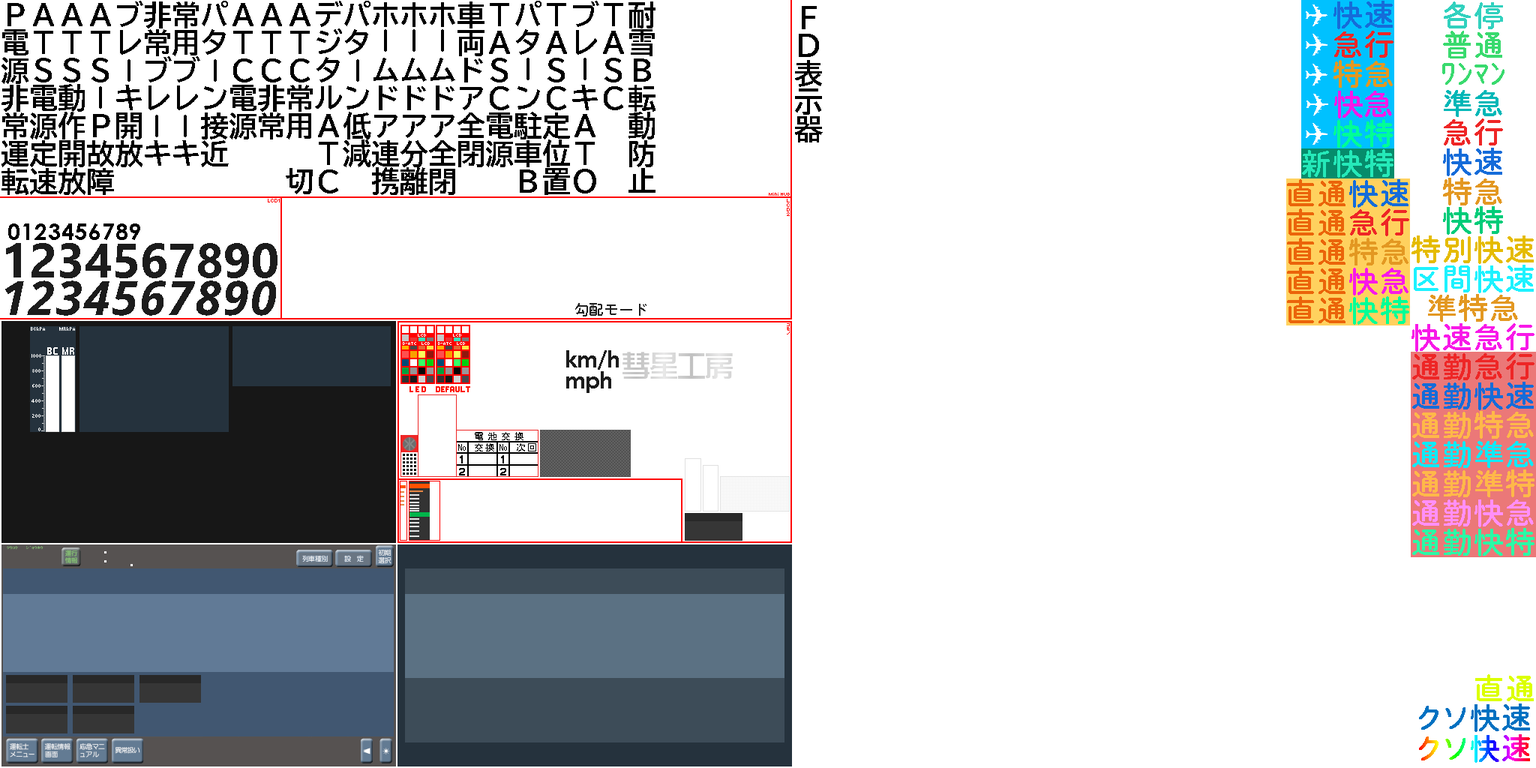
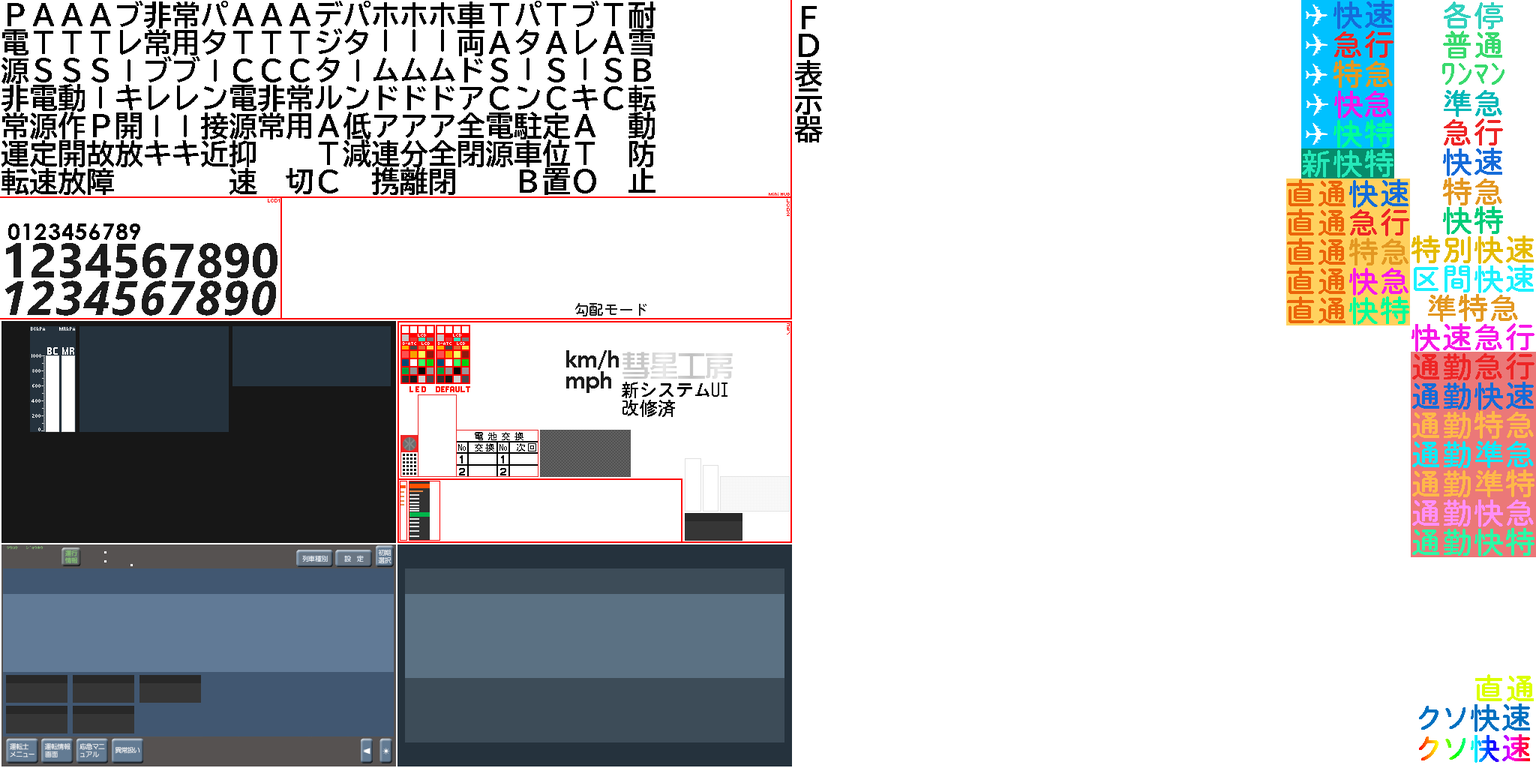
Layers edited between the first and the second 1536×768 image:
added layer "新システムUI ..." above "HUD" over [621, 381, 728, 417]
painted on "ＰＡＡＡブ非常パＡＡＡデパホホホ車ＴパＴブＴ耐 ..." over [229, 140, 258, 195]
